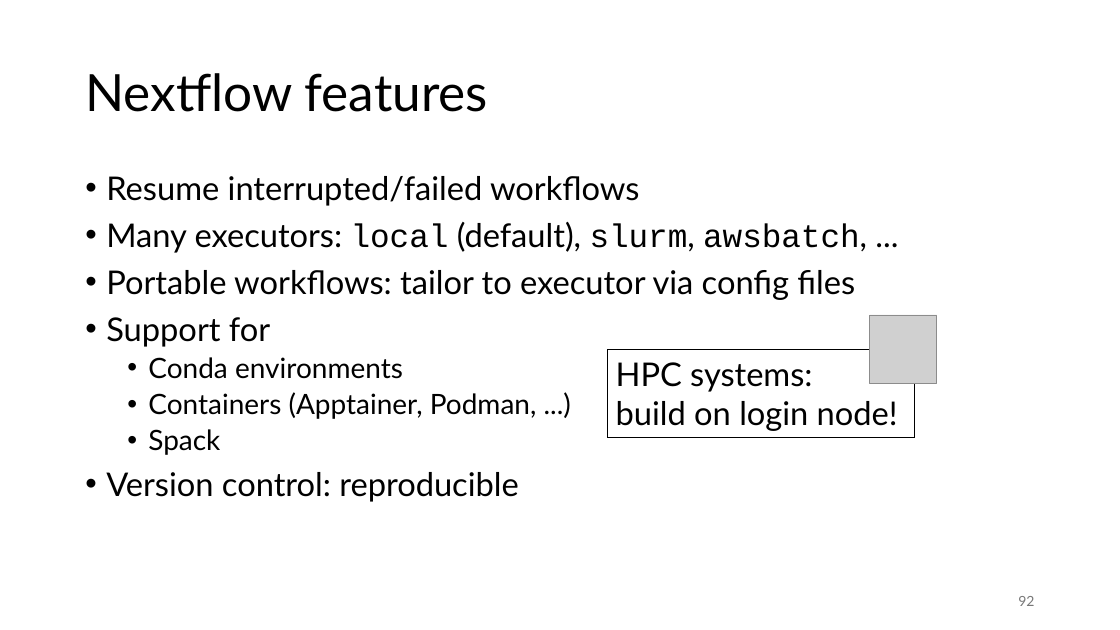
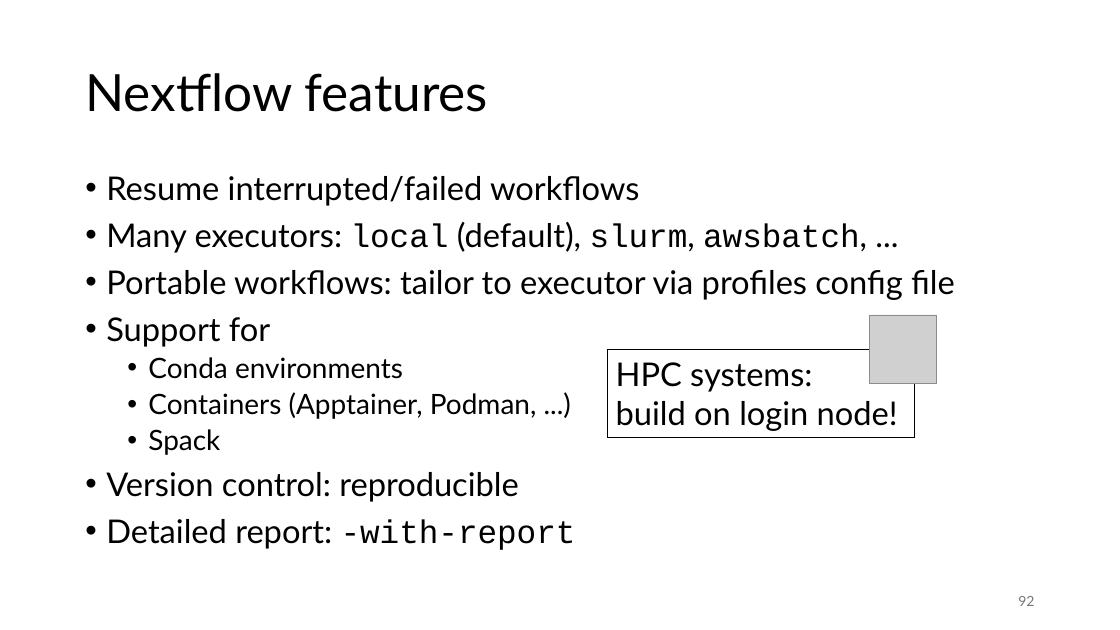
Before and after one commit to gjbex/Workflows-for-HPC, a slide deck: slide 92 of workflow_for_HPC.pptx. Drawn at 1120x630 pixels with LibreOffice and Linux fonts; fonts in the diff are those of the drawing; grey boxes stand for pictures. Boxes give left, top, right and bottom in pixels: in the first picture for what was removed or moved away, otherwise in the second. Text is boxed around its words. In the diff, an @@ line names an element or a change of style, - is before the commit and + after.

Commit message:
Add remark on profiles in config files

```diff
--- a/workflow_for_HPC.pptx
+++ b/workflow_for_HPC.pptx
@@ text at (x1=106, y1=270, x2=955, y2=300): text changed @@
-• Portable workflows: tailor to executor via config files
+• Portable workflows: tailor to executor via profiles config file
@@ text at (x1=106, y1=519, x2=576, y2=550): paragraph added @@
+• Detailed report: -with-report
```
Also in this commit, not shown: 1 other slide changed.
